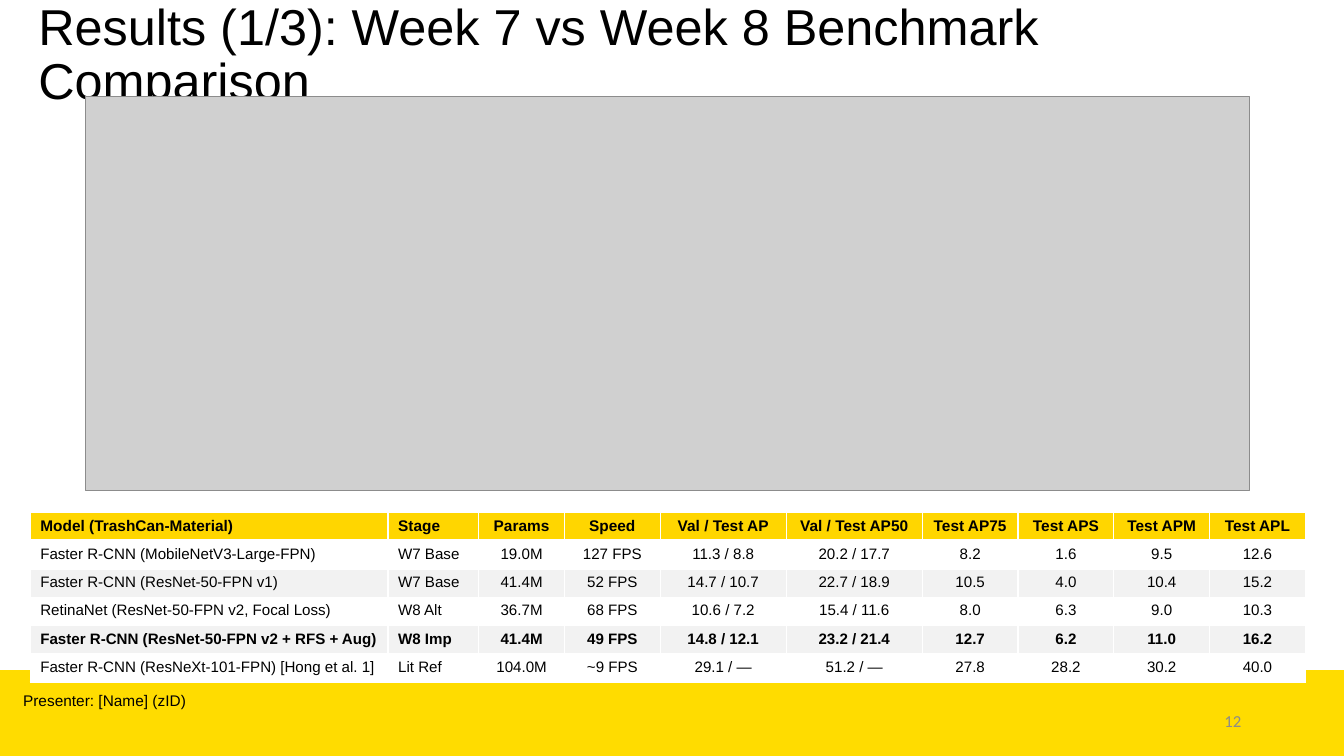
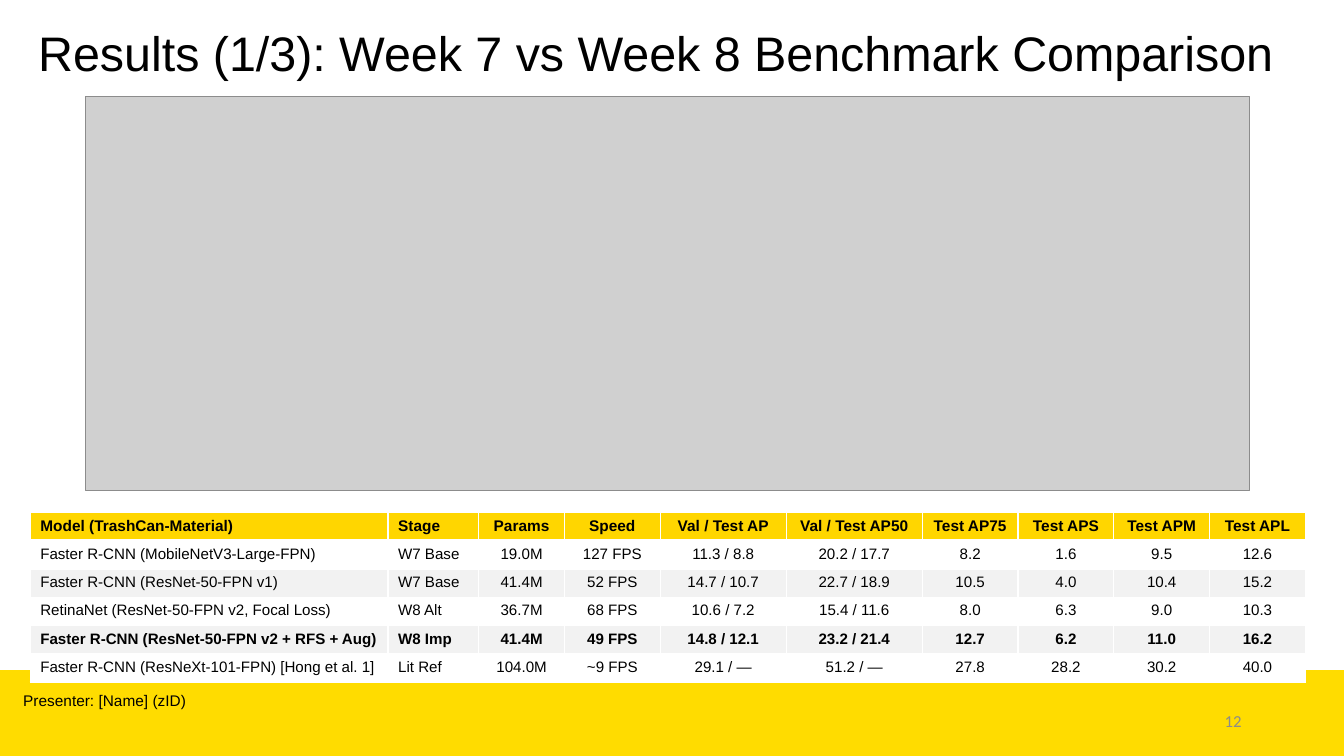
Before and after one commit to Shiz-b/asterik, a slide deck: slide 12 of COMP9444_Presentation_Asterik_and_Obelix.pptx. Drawn at 1344x756 pixels with LibreOffice and Linux fonts; fonts in the diff are those of the drawing; grey boxes stand for pictures; background and template pictures are left out. Boxes give left, top, right and bottom in pixels: in the first picture for what was removed or moved away, otherwise in the second. Text is boxed around its words. In the diff, an @@ line names an element or a change of style, - is before the commit and + after.

```diff
--- a/COMP9444_Presentation_Asterik_and_Obelix.pptx
+++ b/COMP9444_Presentation_Asterik_and_Obelix.pptx
@@ title "Results (1/3): Week 7 vs ..." at (38,36,1273,81): size 36 to 34.6 pt @@
```
Also in this commit, not shown: 15 other slides changed, 1 slide added, 1 slide removed, 6 other files.
